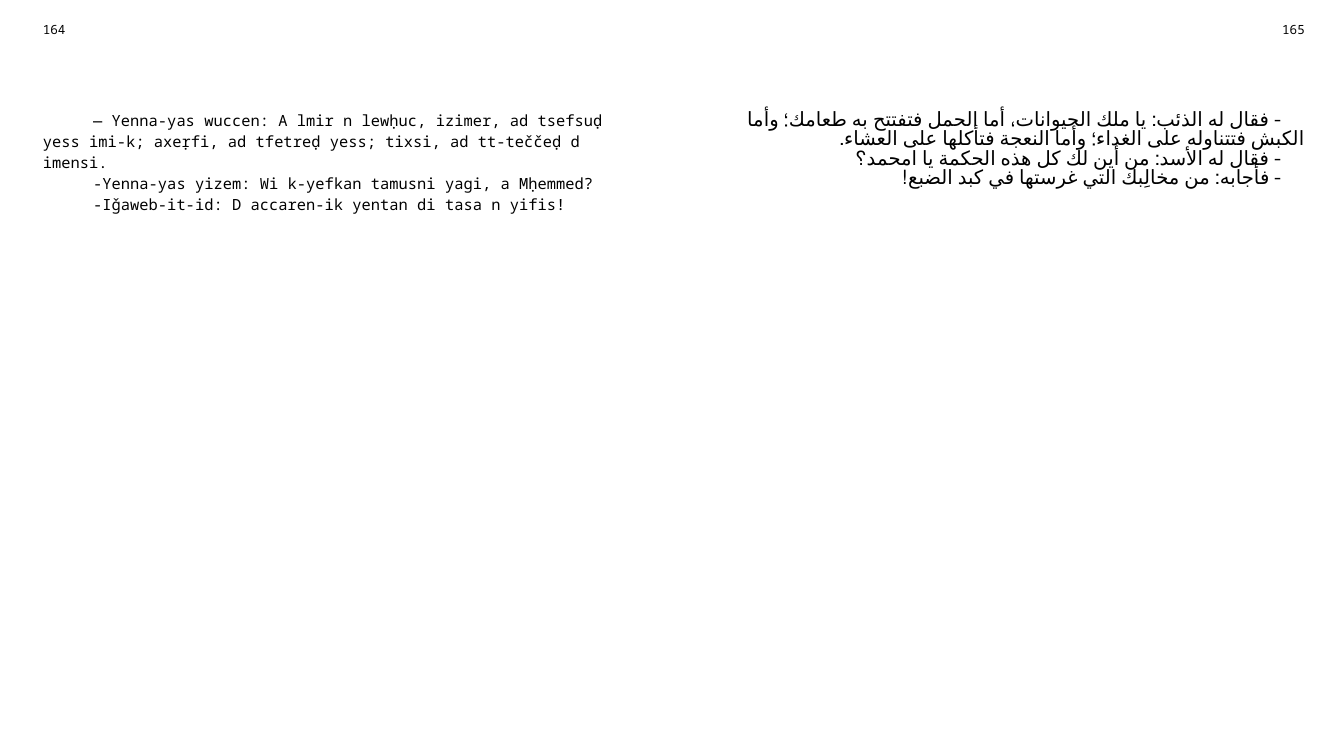
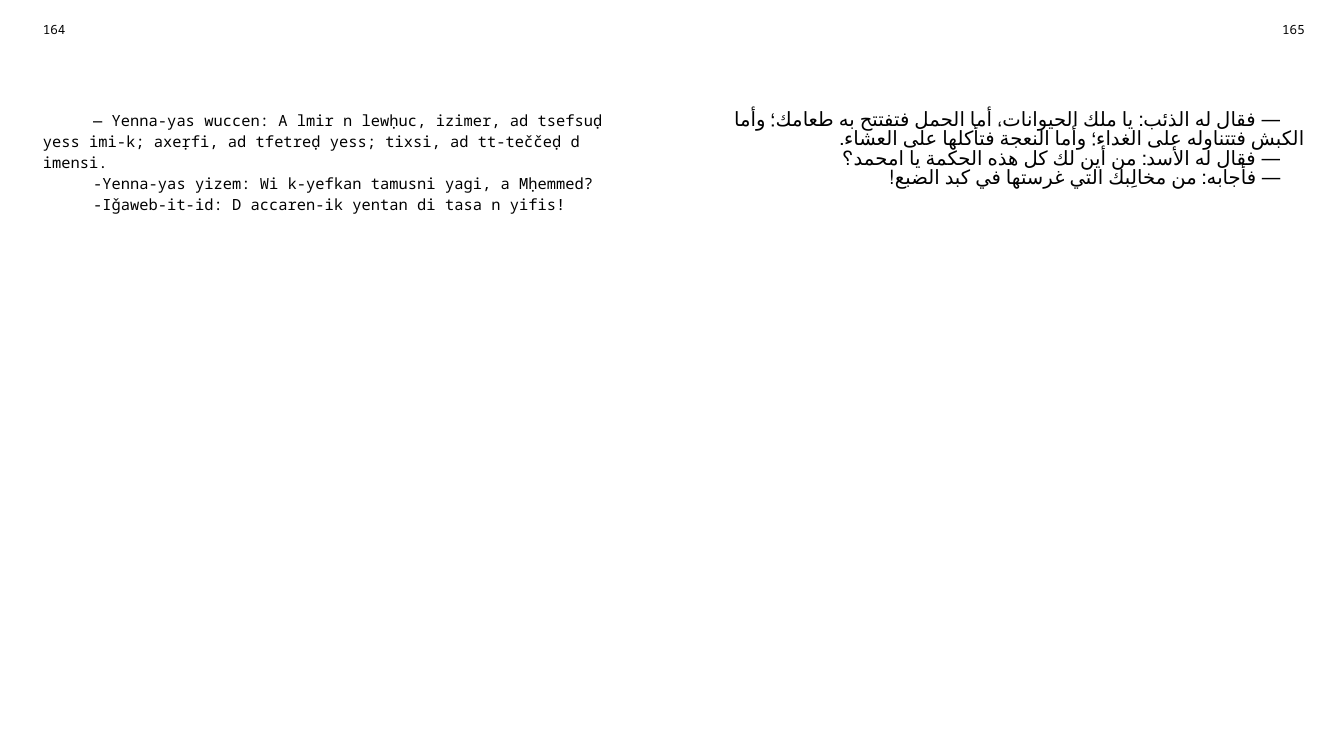
Before and after one commit to sferhah/tamacahut_n_wuccen, a slide deck: slide 81 of Uccen.ConsoleApp/Resources/pptx/uccen.arb.pptx. Drawn at 1344x756 pixels with LibreOffice and Linux fonts; fonts in the diff are those of the drawing. Boxes give left, top, right and bottom in pixels: in the first picture for what was removed or moved away, otherwise in the second. Text is boxed around its words. In the diff, an @@ line names an element or a change of style, - is before the commit and + after.

```diff
--- a/Uccen.ConsoleApp/Resources/pptx/uccen.arb.pptx
+++ b/Uccen.ConsoleApp/Resources/pptx/uccen.arb.pptx
@@ table at (32,16,1315,729) @@
-row 3, column 3: ‑ فقال له الذئب: يا ملك الحيوانات، أما الحمل فتفتتح به طعامك؛ وأما الكبش فتتناوله على الغداء؛ وأما النعجة فتأكلها على العشاء. / ‑ فقال له الأسد: من أين لك كل هذه الحكمة يا امحمد؟ / ‑ فأجابه: من مخالِبك التي غرستها في كبد الضبع!
+row 3, column 3: — فقال له الذئب: يا ملك الحيوانات، أما الحمل فتفتتح به طعامك؛ وأما الكبش فتتناوله على الغداء؛ وأما النعجة فتأكلها على العشاء. / — فقال له الأسد: من أين لك كل هذه الحكمة يا امحمد؟ / — فأجابه: من مخالِبك التي غرستها في كبد الضبع!
```
Also in this commit, not shown: 14 other slides changed, 3 other files.
